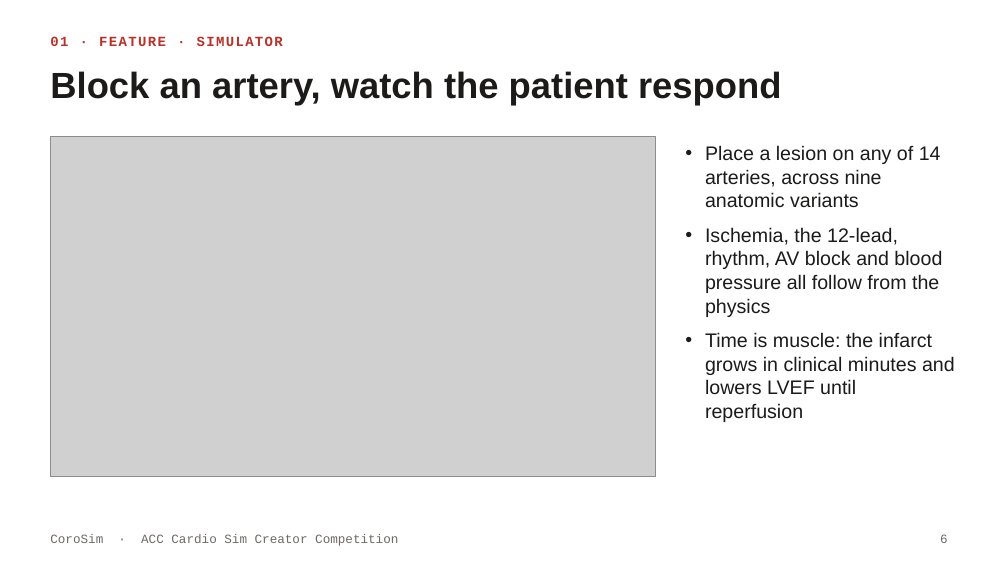
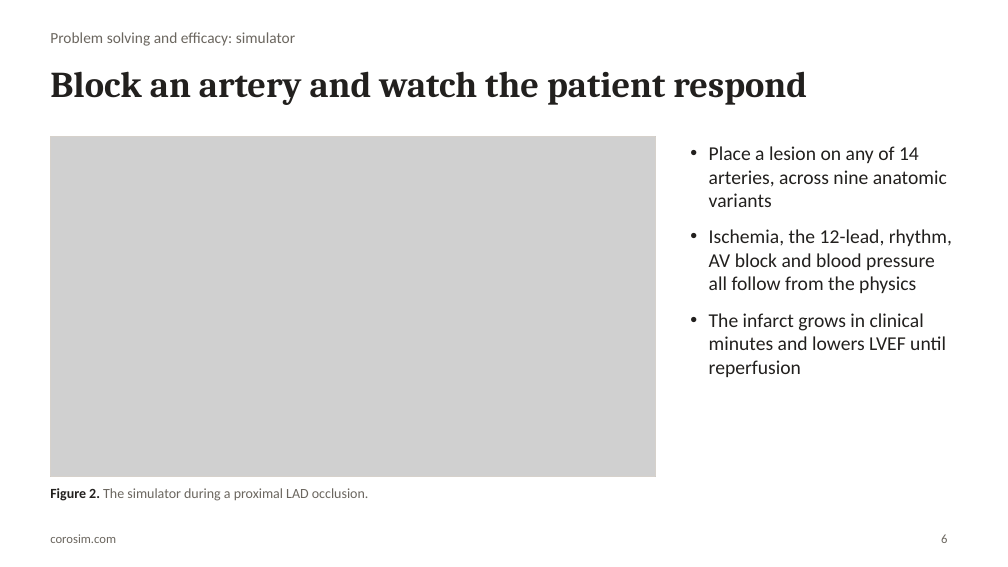
Before and after one commit to sirpravnp/corosim, a slide deck: slide 6 of docs/acc-sim-competition/CoroSim_ACC_Cardio_Sim_Creator.pptx. Drawn at 1008x567 pixels with LibreOffice and Linux fonts; fonts in the diff are those of the drawing; grey boxes stand for pictures. Boxes give left, top, right and bottom in pixels: in the first picture for what was removed or moved away, otherwise in the second. Text is boxed around its words. In the diff, an @@ line names an element or a change of style, - is before the commit and + after.

```diff
--- a/docs/acc-sim-competition/CoroSim_ACC_Cardio_Sim_Creator.pptx
+++ b/docs/acc-sim-competition/CoroSim_ACC_Cardio_Sim_Creator.pptx
@@ text at <box>50,32,295,46</box>: text changed; size 10 to 11 pt; font Courier New to Calibri; text colour #B8322A to #6B665F; bold off @@
-01 · FEATURE · SIMULATOR
+Problem solving and efficacy: simulator
@@ title at <box>50,71,807,105</box>: text changed; font Arial to Cambria; text colour #1C1B1A to #22201E @@
-Block an artery, watch the patient respond
+Block an artery and watch the patient respond
@@ rectangle added at <box>50,136,655,477</box>, outline #D6D1CB 0.75 pt @@
@@ text at <box>709,146,952,293</box>: font Arial to Calibri, text colour #1C1B1A to #22201E in "Place a lesion on any of 14 ...", "Ischemia, the 12-lead, rhythm, AV block and ..."; indent changed; more space between paragraphs @@
@@ text at <box>709,313,946,377</box>: text changed; font Arial to Calibri; text colour #1C1B1A to #22201E @@
-• Time is muscle: the infarct grows in clinical minutes and lowers LVEF until reperfusion
+• The infarct grows in clinical minutes and lowers LVEF until reperfusion
@@ text added at <box>50,488,369,501</box>, 10 pt, text #6B665F @@
+Figure 2. The simulator during a proximal LAD occlusion.
@@ text removed at <box>50,534,398,546</box> @@
-CoroSim · ACC Cardio Sim Creator Competition
@@ text added at <box>50,534,116,543</box>, 9 pt, text #6B665F @@
+corosim.com
@@ page number at <box>941,534,947,543</box>: font Courier New to Calibri, text colour #6E6A65 to #6B665F @@
```
Also in this commit, not shown: 14 other slides changed, 4 slides added, 4 slides removed, 1 other file.
